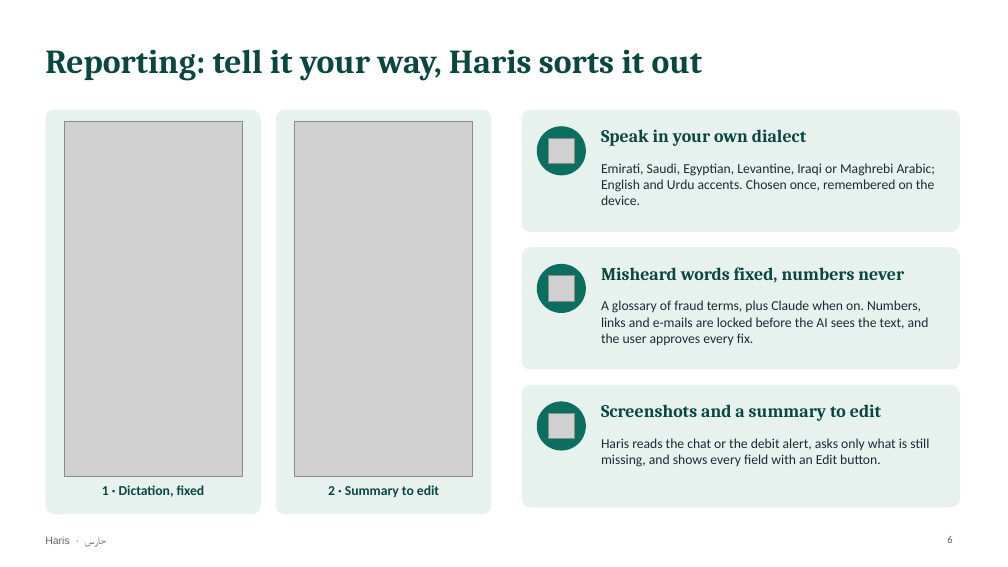
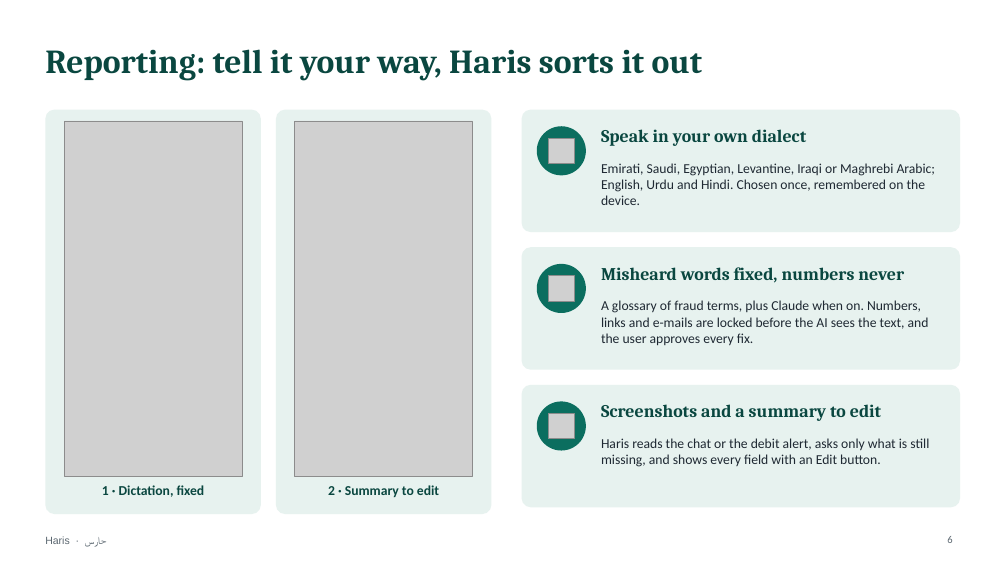
Before and after one commit to mohamedtorky2022/Haris, a slide deck: slide 6 of docs/Haris-presentation.pptx. Drawn at 1008x567 pixels with LibreOffice and Linux fonts; fonts in the diff are those of the drawing; grey boxes stand for pictures. Boxes give left, top, right and bottom in pixels: in the first picture for what was removed or moved away, otherwise in the second. Text is boxed around its words. In the diff, an @@ line names an element or a change of style, - is before the commit and + after.

```diff
--- a/docs/Haris-presentation.pptx
+++ b/docs/Haris-presentation.pptx
@@ text at (601, 163, 936, 205): text changed @@
-Emirati, Saudi, Egyptian, Levantine, Iraqi or Maghrebi Arabic; English and Urdu accents. Chosen once, remembered on the device.
+Emirati, Saudi, Egyptian, Levantine, Iraqi or Maghrebi Arabic; English, Urdu and Hindi. Chosen once, remembered on the device.
```
Also in this commit, not shown: 7 other slides changed, 27 other files.
